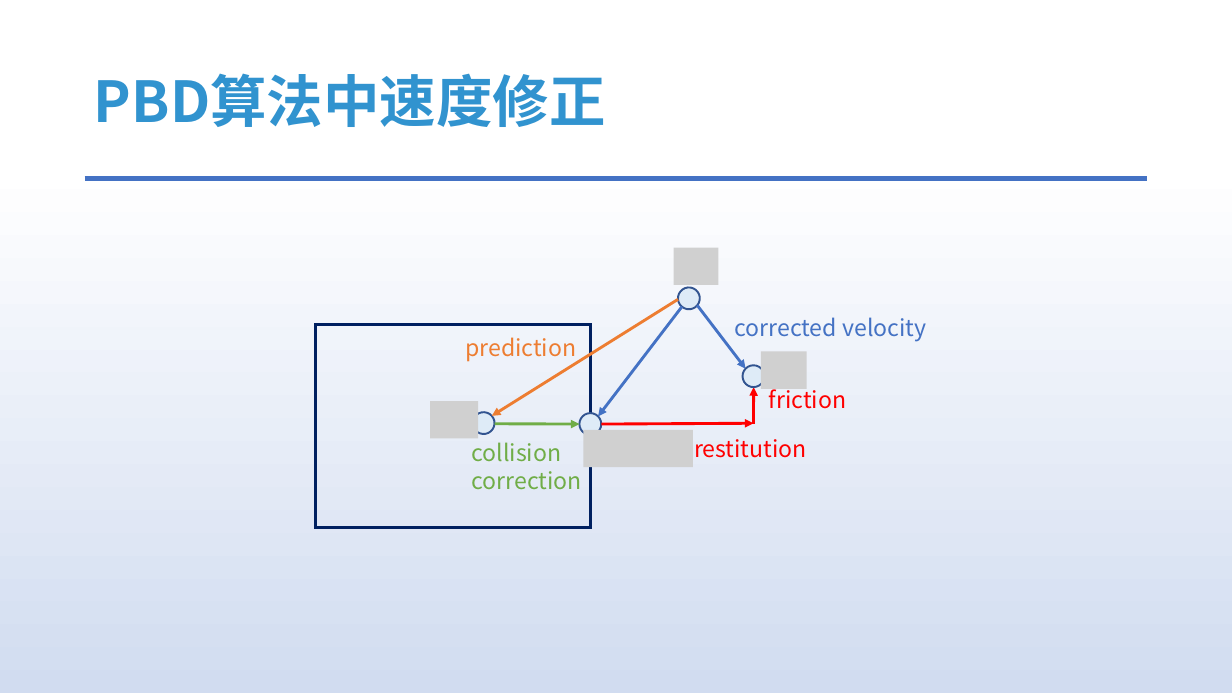
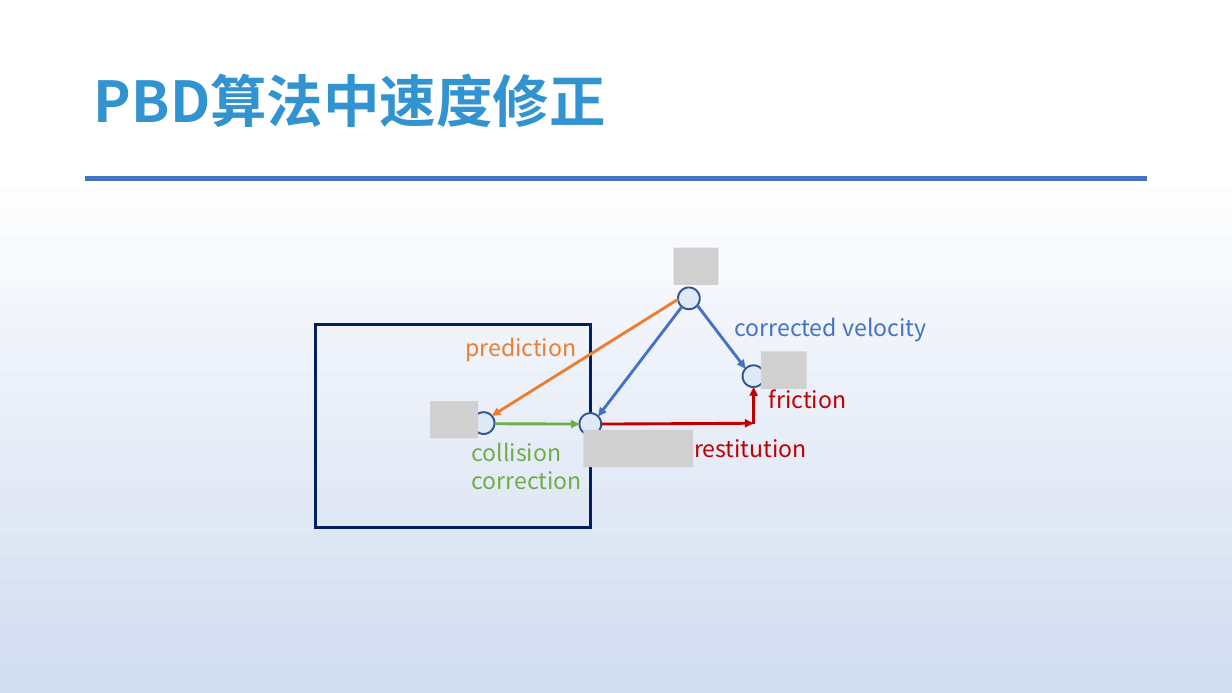
Before and after one commit to answerear/UnityFluid, a slide deck: slide 6 of doc/流体模拟入门分享-Part II.pptx. Drawn at 1232x693 pixels with LibreOffice and Linux fonts; fonts in the diff are those of the drawing; grey boxes stand for pictures. Boxes give left, top, right and bottom in pixels: in the first picture for what was removed or moved away, otherwise in the second. Text is boxed around its words. In the diff, an @@ line names an element or a change of style, - is before the commit and + after.

```diff
--- a/doc/流体模拟入门分享-Part II.pptx
+++ b/doc/流体模拟入门分享-Part II.pptx
@@ arrow (753, 424) - (754, 387): stroke #FF0000 2.25 pt to #C00000 2.25 pt @@
@@ text "friction" at <box>769,389,846,409</box>: text colour #FF0000 to #C00000 @@
@@ arrow (602, 424) - (753, 423): stroke #FF0000 2.25 pt to #C00000 2.25 pt @@
@@ text "restitution" at <box>694,439,807,458</box>: text colour #FF0000 to #C00000 @@
```
Also in this commit, not shown: 8 other slides changed, 2 slides removed.
